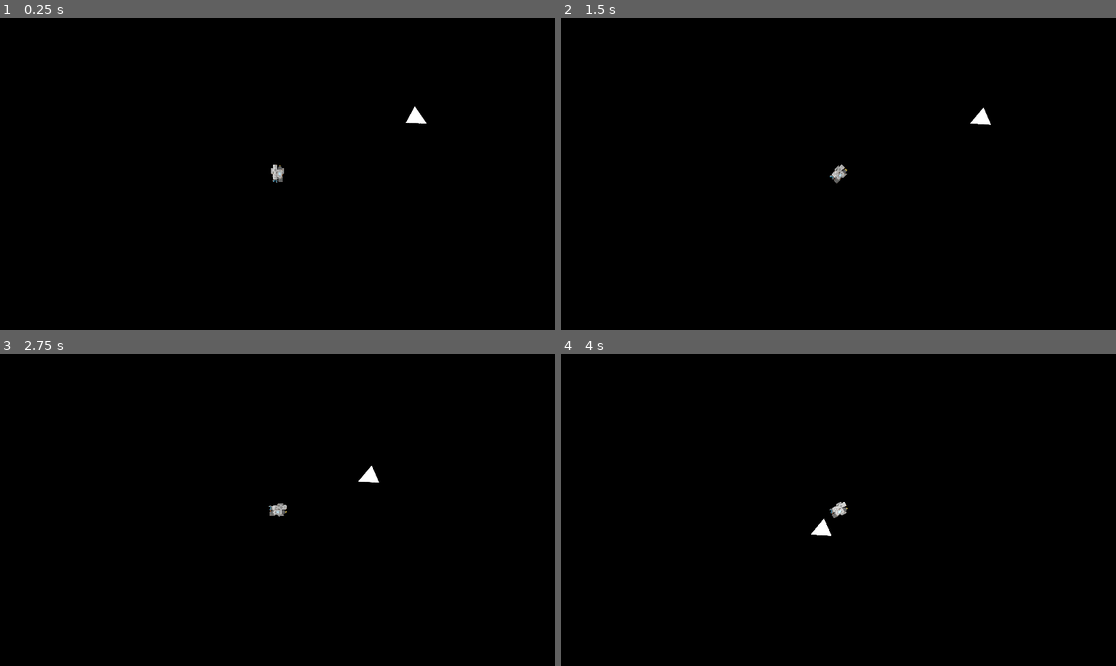
Above: before the commit, frames 1-4 (two rows, left to right).
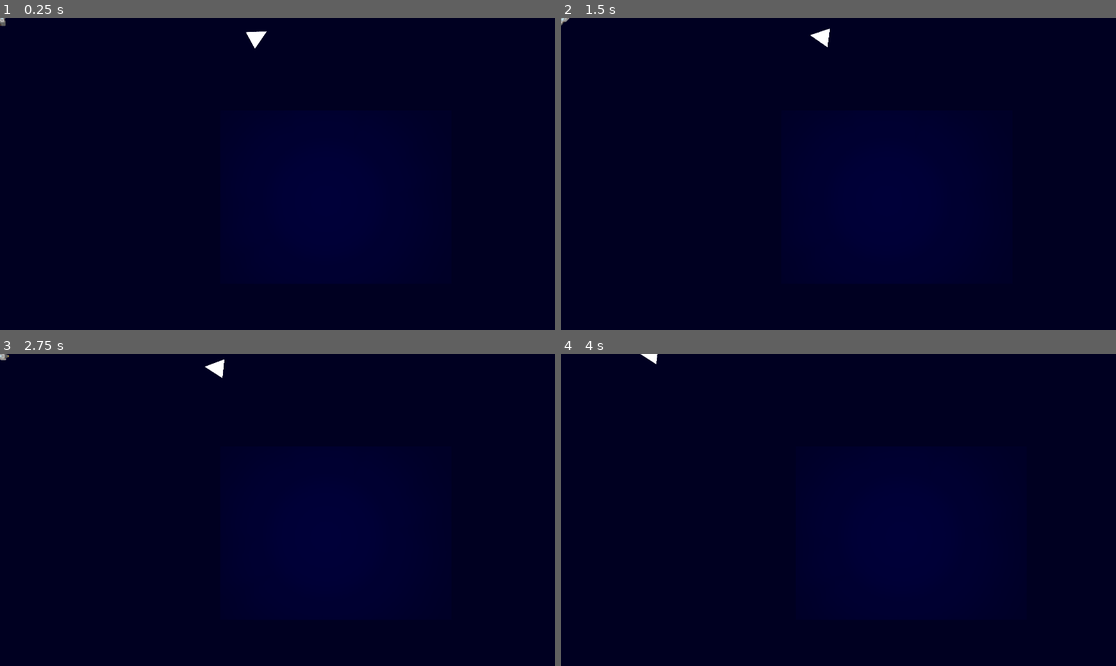
Above: after the commit, the same moments.

Repository: yimmit303/Global-Game-Jam-2020
Game: Godot game, scene res://Scenes/Root.tscn
The game is run twice, just before and just after one commit, with the same random seed, the same clock (stepped at 60 frames per second) and the same inputs.
Inputs:
- Up to frame 1 (0.25 s): no input
- Up to frame 2 (1.5 s): hold D (move_right) 0.53-1.28 s; tap Space (gravity_beam) at 0.6, 1.35 s; hold S (move_backwards) from 1.28 s (still down)
- Up to frame 3 (2.75 s): release S (move_backwards) at 2.03 s; hold D (move_right) from 2.03 s (still down); tap Space (gravity_beam) at 2.1 s
- Up to frame 4 (4 s): release D (move_right) at 2.78 s; hold W (move_forward) 2.78-3.53 s; tap Space (gravity_beam) at 2.85, 3.6 s; hold A (move_left) from 3.53 s (still down)

The runs differ from the first frame. In frame 1, 100% of the frame differs, in the area x 0-100%, y 0-100%; in frame 2, 100%; in frame 3, 100%; in frame 4, 100%.

Commit message:
Update Root.tscn

Diff:
--- a/Scenes/Root.tscn
+++ b/Scenes/Root.tscn
@@ -6,14 +6,34 @@
 
 [node name="Root" type="Node2D"]
 
-[node name="Player" parent="." instance=ExtResource( 1 )]
-position = Vector2( 407.713, 252.657 )
+[node name="World" type="Node2D" parent="."]
+position = Vector2( 205.601, 85.8556 )
 
-[node name="TestEnemy" parent="." instance=ExtResource( 2 )]
+[node name="Light2D" type="Light2D" parent="World"]
+position = Vector2( -3.16309, -5.87433 )
+texture = ExtResource( 3 )
+shadow_enabled = true
+
+[node name="ParallaxBackground" type="ParallaxBackground" parent="World"]
+layer = 0
+
+[node name="ParallaxLayer" type="ParallaxLayer" parent="World/ParallaxBackground"]
+motion_scale = Vector2( 0, 0 )
+
+[node name="ColorRect" type="ColorRect" parent="World/ParallaxBackground/ParallaxLayer"]
+margin_left = -960.0
+margin_top = -540.0
+margin_right = 960.0
+margin_bottom = 540.0
+color = Color( 0, 0, 0.133333, 1 )
+__meta__ = {
+"_edit_use_anchors_": false
+}
+
+[node name="CanvasLayer" type="CanvasLayer" parent="."]
+
+[node name="Player" parent="CanvasLayer" instance=ExtResource( 1 )]
+
+[node name="TestEnemy" parent="CanvasLayer" instance=ExtResource( 2 )]
 position = Vector2( 894.595, 63.1584 )
 goal = NodePath("../Player")
-
-[node name="World" type="Node2D" parent="."]
-
-[node name="Light2D" type="Light2D" parent="World"]
-texture = ExtResource( 3 )
